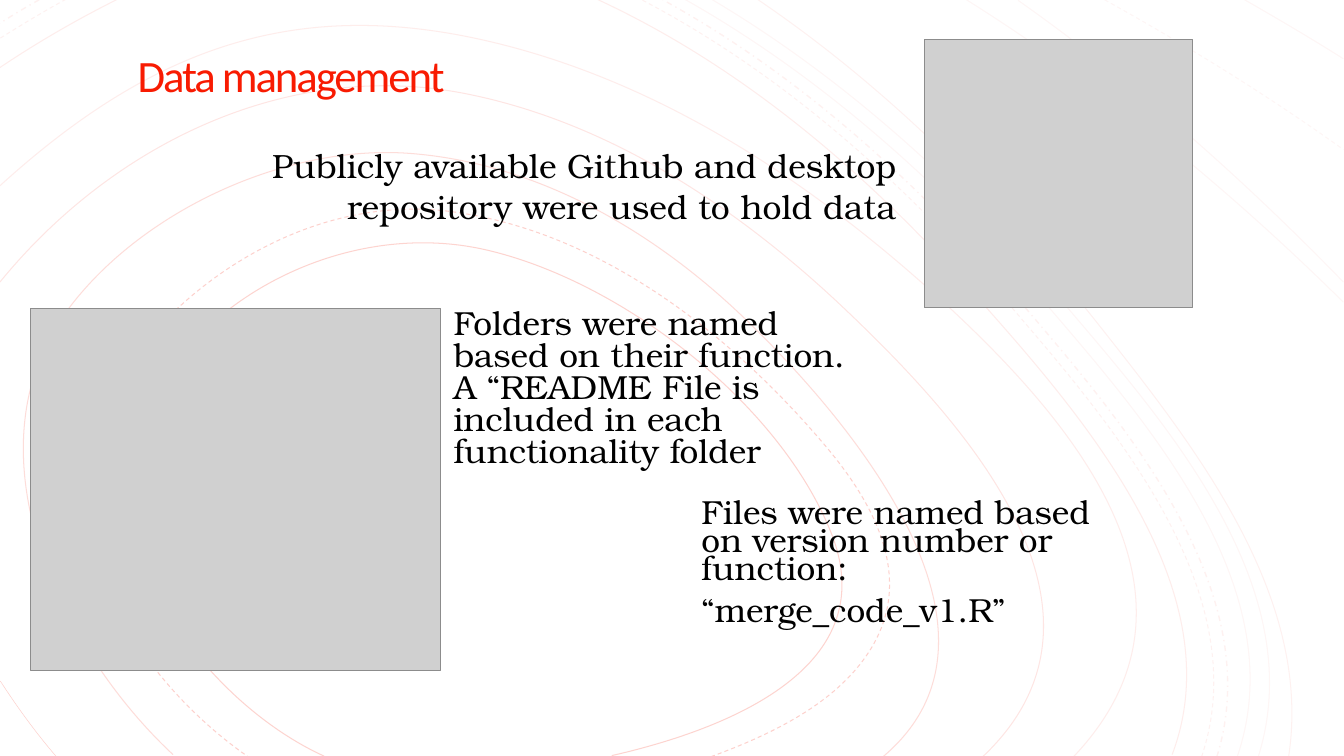
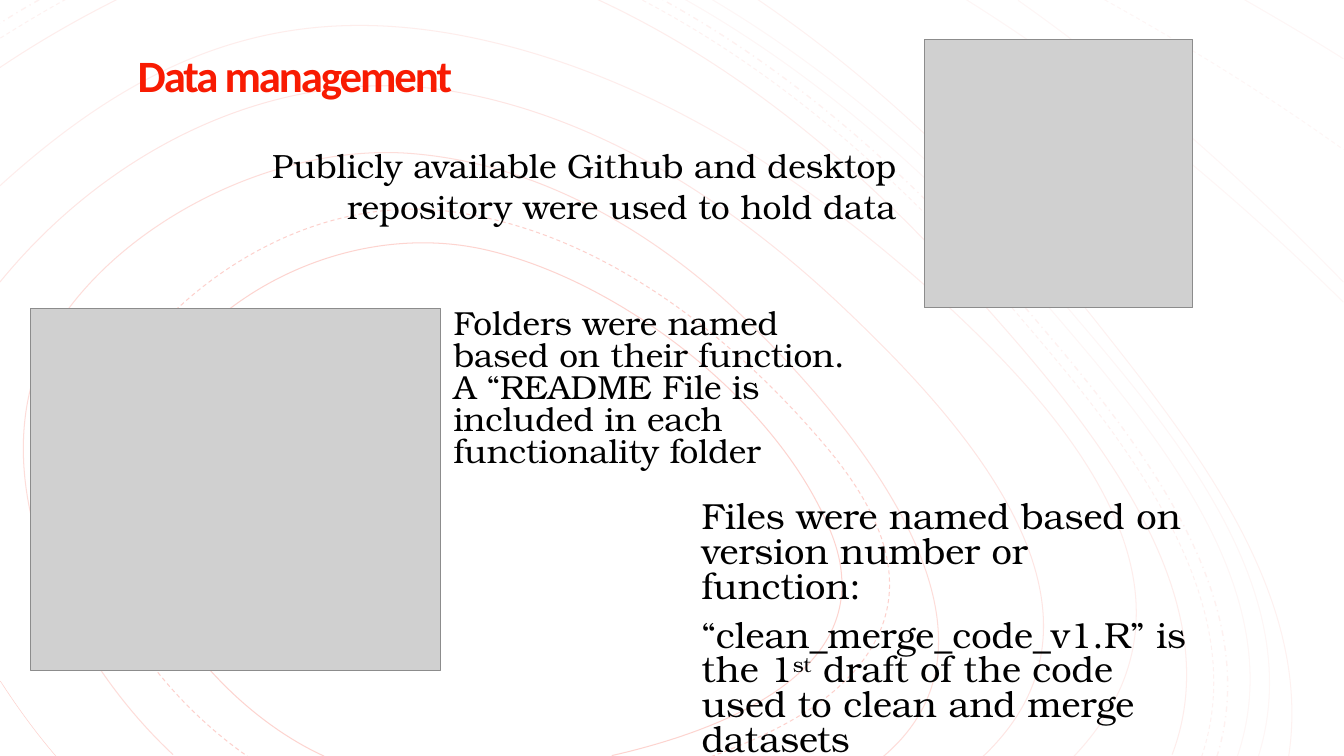
Before and after one commit to cnagbim/Data-Management-Final-Project-Agbim, a slide deck: slide 15 of writing_literature_present/final_presentation.pptx. Drawn at 1344x756 pixels with LibreOffice and Linux fonts; fonts in the diff are those of the drawing; grey boxes stand for pictures. Boxes give left, top, right and bottom in pixels: in the first picture for what was removed or moved away, otherwise in the second. Text is boxed around its words. In the diff, an @@ line names an element or a change of style, - is before the commit and + after.

```diff
--- a/writing_literature_present/final_presentation.pptx
+++ b/writing_literature_present/final_presentation.pptx
@@ title "Data management" at bbox=[138, 63, 452, 100]: bold on @@
@@ text at bbox=[702, 495, 1180, 607]: size 23.8 to 25.9 pt in "Files were named based on version number ..."; line spacing 0.7 to 0.8 @@
@@ text at bbox=[702, 614, 1186, 726]: text changed; size 23.8 to 25.9 pt @@
-“merge_code_v1.R”
+“clean_merge_code_v1.R” is the 1st draft of the code used to clean and merge datasets
```
Also in this commit, not shown: 12 other slides changed, 3 slides added, 3 slides removed, 1 other file.
